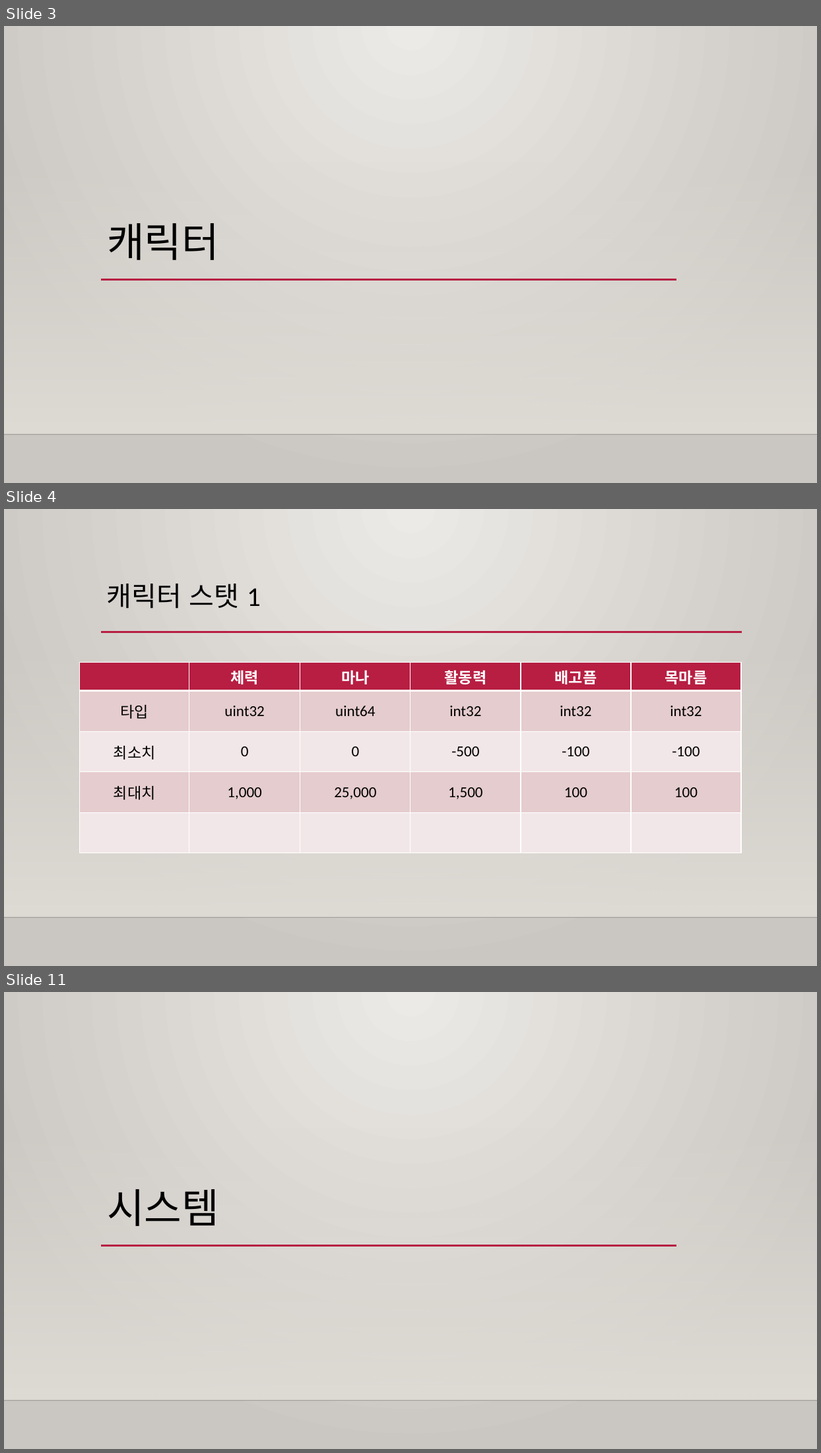
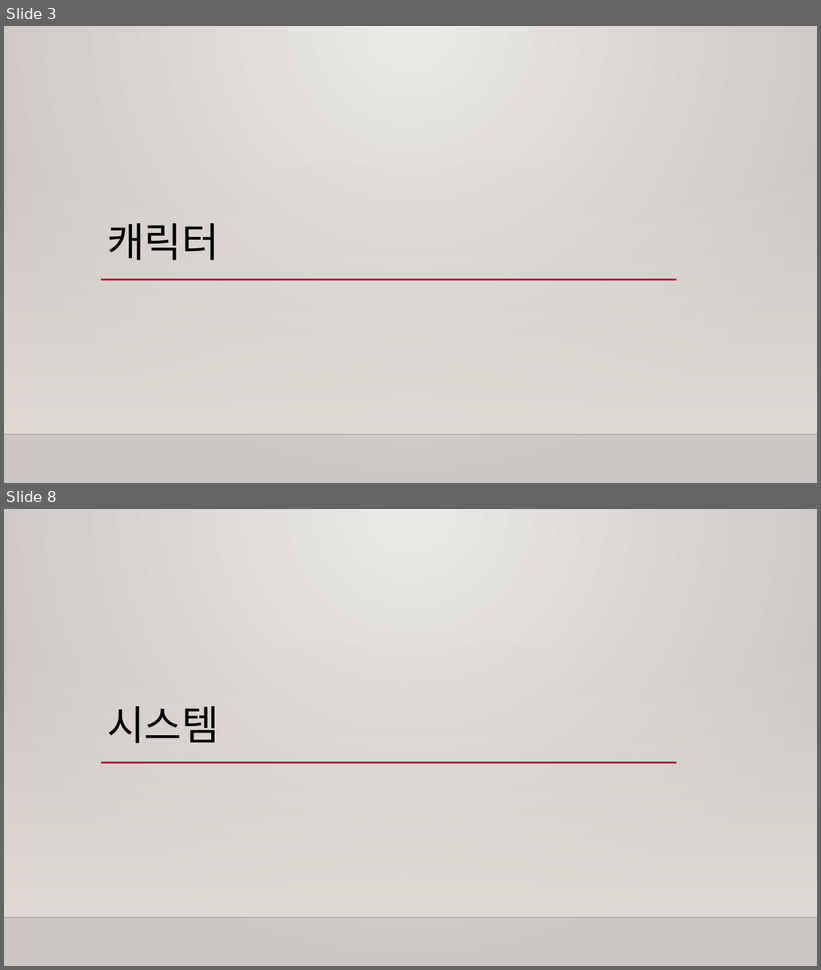
Before and after one commit to Raynia/Alchemist-Diary, a slide deck: Specification/Prototype/프로토타입 기획서.pptx. Shown one above the other, each under a label of ours: slides 3, 4 and 11 before the commit, slides 3 and 8 after it; the slides between them are not shown. The pictures are 821x1453 and 821x970 pixels, drawn with LibreOffice and Linux fonts; fonts in the diff are those of the drawing; background and template pictures are left out. Boxes give left, top, right and bottom in pixels: in the first picture for what was removed or moved away, otherwise in the second. Text is boxed around its words. In the diff, an @@ line names an element or a change of style, - is before the commit and + after.

```diff
--- a/Specification/Prototype/프로토타입 기획서.pptx
+++ b/Specification/Prototype/프로토타입 기획서.pptx
@@ slide 4 removed at [4,509,817,966], background gradient #ECEAE7 to #CAC7C1; not listed: 2 template elements that a slide beside it also shows @@
@@ title removed at [107,584,261,609] @@
-캐릭터 스탯 1
@@ line removed from (101, 632) to (742, 632) @@
@@ table removed at [80,663,741,854], 5 rows, 6 columns @@
- | 체력 | 마나 | 활동력 | 배고픔 | 목마름
-타입 | uint32 | uint64 | int32 | int32 | int32
-최소치 | 0 | 0 | -500 | -100 | -100
-최대치 | 1,000 | 25,000 | 1,500 | 100 | 100
- |  |  |  |  | 
@@ what was slide 11 is now slide 8 @@
```
Also in this commit, not shown: 4 slides changed, 3 other slides removed.
